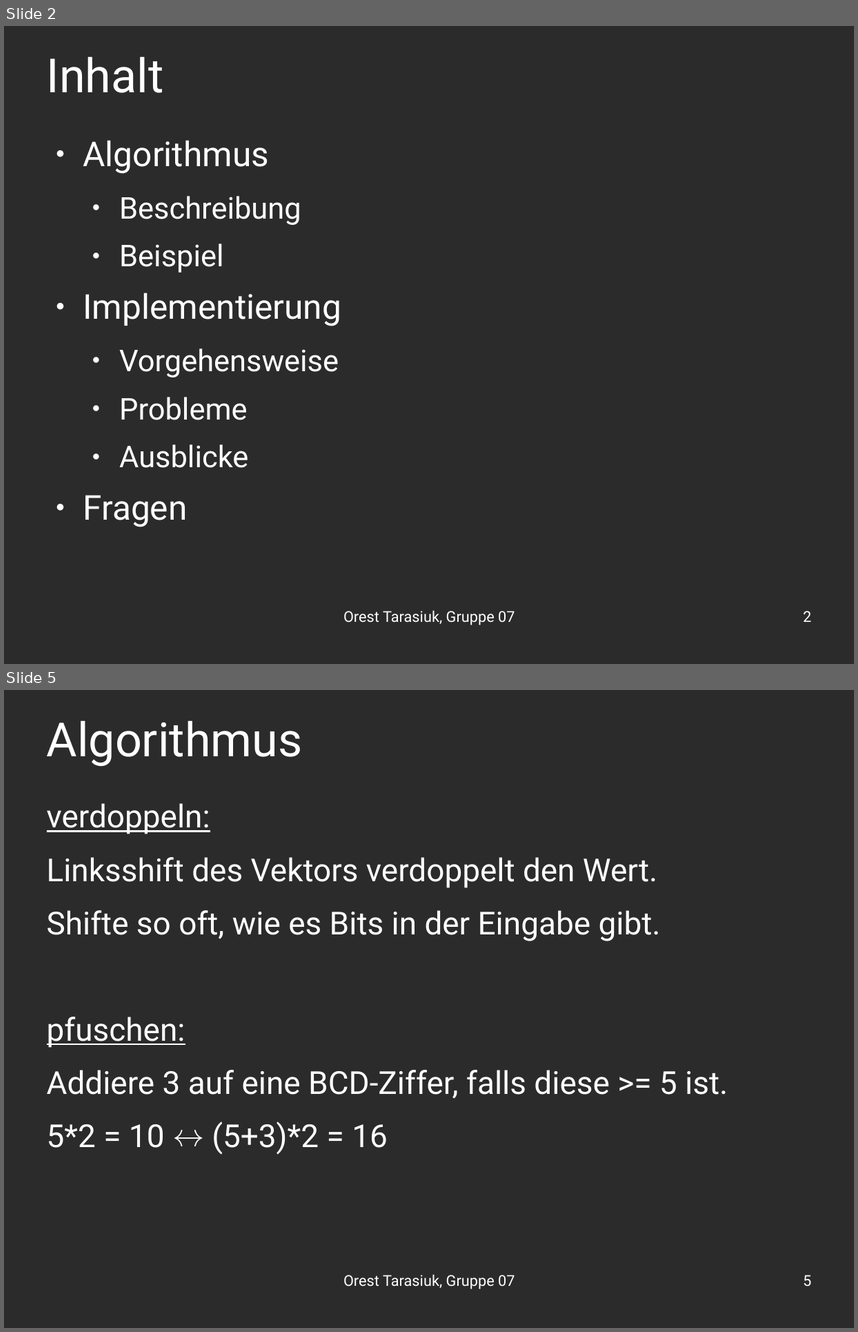
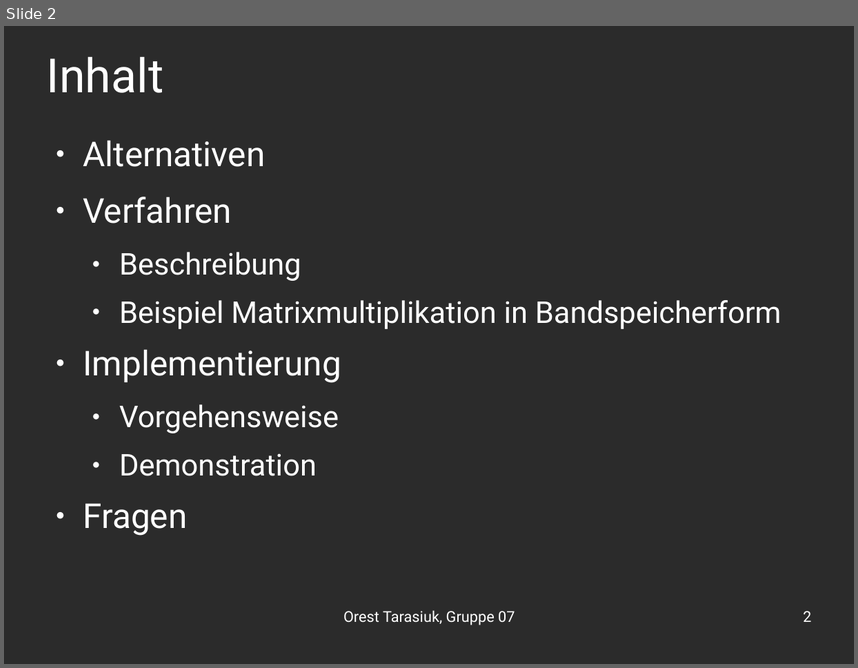
Before and after one commit to OrestTa/etip, a slide deck: Projekt2/Vortrag/vortrag2.odp. Shown one above the other, each under a label of ours: slides 2 and 5 before the commit, slide 2 after it; the slides between them are not shown. The pictures are 858x1332 and 858x668 pixels, drawn with LibreOffice and Linux fonts; fonts in the diff are those of the drawing; background and template pictures are left out; a plain dark background stands for a picture behind light text. Boxes give left, top, right and bottom in pixels: in the first picture for what was removed or moved away, otherwise in the second. Text is boxed around its words. In the diff, an @@ line names an element or a change of style, - is before the commit and + after.

```diff
--- a/Projekt2/Vortrag/vortrag2.odp
+++ b/Projekt2/Vortrag/vortrag2.odp
@@ slide 5 removed at [4,690,854,1328], background picture (left out) @@
@@ title removed at [47,720,303,767] @@
-Algorithmus
@@ text removed at [47,803,728,1154] @@
-verdoppeln:
-Linksshift des Vektors verdoppelt den Wert.
-Shifte so oft, wie es Bits in der Eingabe gibt.
-pfuschen:
-Addiere 3 auf eine BCD-Ziffer, falls diese >= 5 ist.
-5*2 = 10 ↔ (5+3)*2 = 16
@@ text removed at [343,1274,515,1289] @@
-Orest Tarasiuk, Gruppe 07
@@ page number removed at [803,1274,811,1286] @@
-5
@@ slide 2 changed as well @@
@@ text at [83,140,265,223]: text changed @@
-● Algorithmus
+● Alternativen
+● Verfahren
@@ text at [119,300,782,329]: text changed @@
-  ● Beispiel
+  ● Beispiel Matrixmultiplikation in Bandspeicherform
@@ text at [119,453,317,476]: text changed @@
-  ● Probleme
-  ● Ausblicke
+  ● Demonstration
```
Also in this commit, not shown: 3 other slides changed, 8 slides added, 15 other slides removed.
